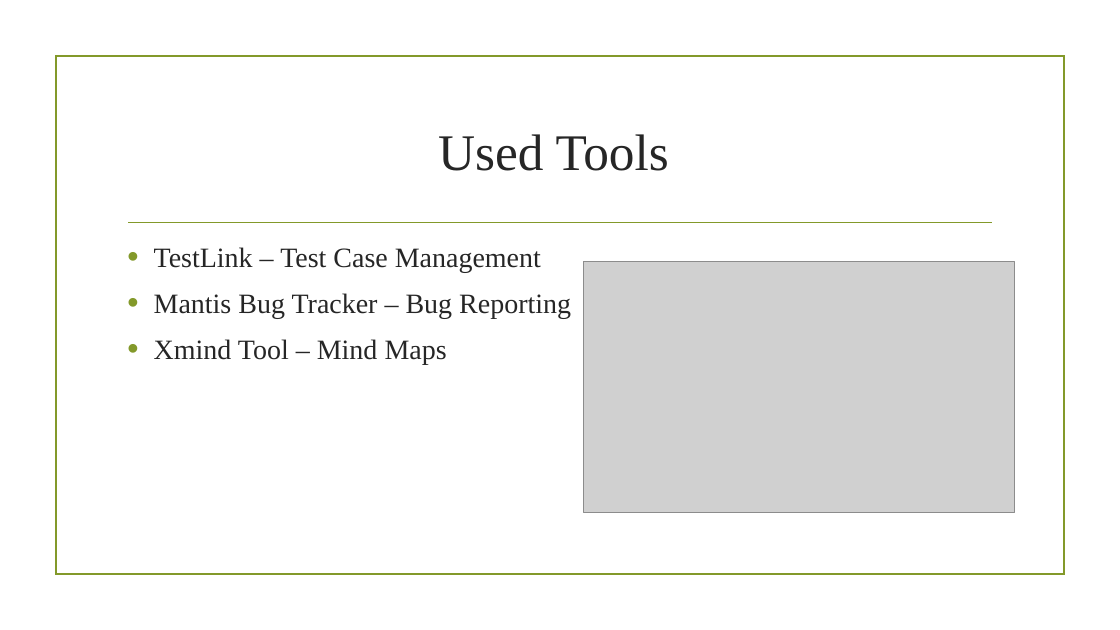
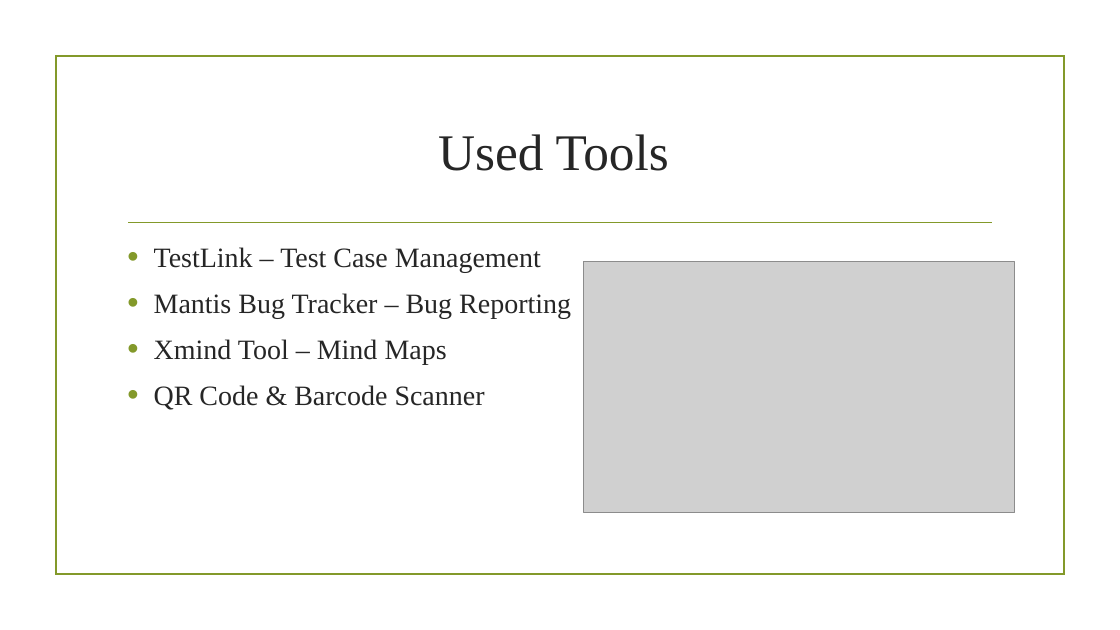
Before and after one commit to corinaradu/siit-testing, a slide deck: slide 4 of final-project/virtual-cards/virtual-cards.pptx. Drawn at 1120x630 pixels with LibreOffice and Linux fonts; fonts in the diff are those of the drawing; grey boxes stand for pictures; background and template pictures are left out. Boxes give left, top, right and bottom in pixels: in the first picture for what was removed or moved away, otherwise in the second. Text is boxed around its words. In the diff, an @@ line names an element or a change of style, - is before the commit and + after.

```diff
--- a/final-project/virtual-cards/virtual-cards.pptx
+++ b/final-project/virtual-cards/virtual-cards.pptx
@@ text at box(154, 385, 485, 410): paragraph added @@
+• QR Code & Barcode Scanner
```
Also in this commit, not shown: 5 other files.
